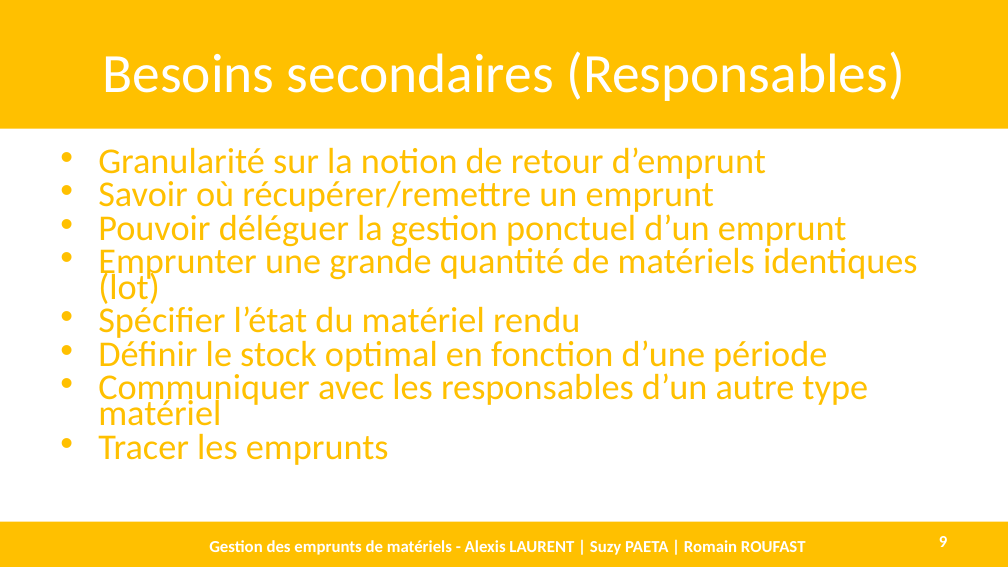
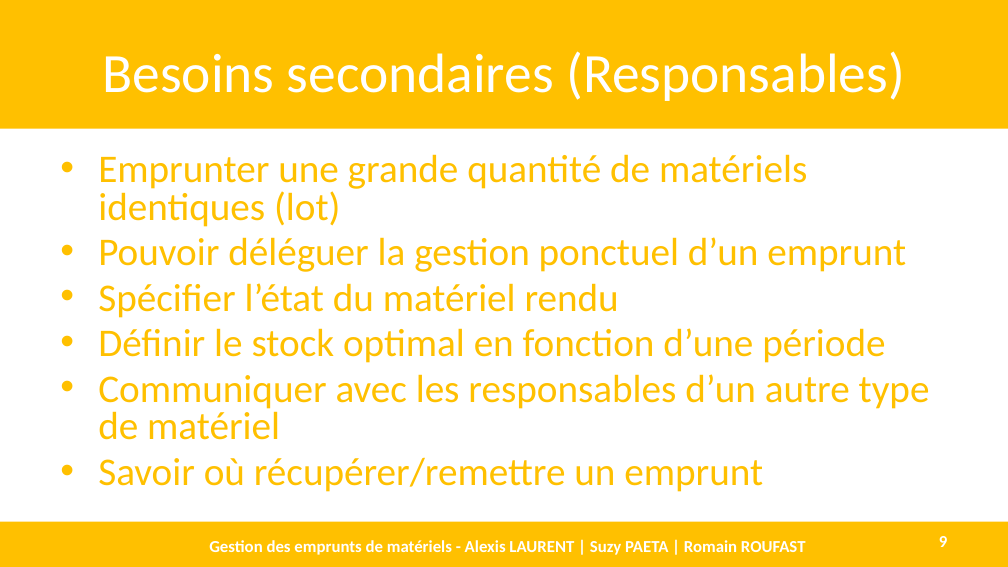
Before and after one commit to AlexisLaurent/Gestion_des_Emprunts, a slide deck: slide 9 of Livrables/D1.3 - DEF.pptx. Drawn at 1008x567 pixels with LibreOffice and Linux fonts; fonts in the diff are those of the drawing. Boxes give left, top, right and bottom in pixels: in the first picture for what was removed or moved away, otherwise in the second. Text is boxed around its words. In the diff, an @@ line names an element or a change of style, - is before the commit and + after.

Commit message:
def

```diff
--- a/Livrables/D1.3 - DEF.pptx
+++ b/Livrables/D1.3 - DEF.pptx
@@ text at (x1=98, y1=154, x2=807, y2=227): text changed; size 25.9 to 28 pt @@
-• Granularité sur la notion de retour d’emprunt
-• Savoir où récupérer/remettre un emprunt
+• Emprunter une grande quantité de matériels identiques (lot)
@@ text at (x1=98, y1=237, x2=906, y2=363): size 25.9 to 28 pt in "Pouvoir déléguer la gestion ponctuel d’un emprunt", "Spécifier l’état du matériel rendu", "Définir le stock optimal en fonction d’une ..."; line spacing 0.6 to 0.8 @@
@@ text at (x1=98, y1=243, x2=918, y2=308): paragraph removed @@
-• Emprunter une grande quantité de matériels identiques (lot)
@@ text at (x1=98, y1=374, x2=930, y2=492): text changed; size 25.9 to 28 pt @@
-• Communiquer avec les responsables d’un autre type matériel
-• Tracer les emprunts
+• Communiquer avec les responsables d’un autre type de matériel
+• Savoir où récupérer/remettre un emprunt
```
Also in this commit, not shown: 15 other slides changed, 3 slides removed.
